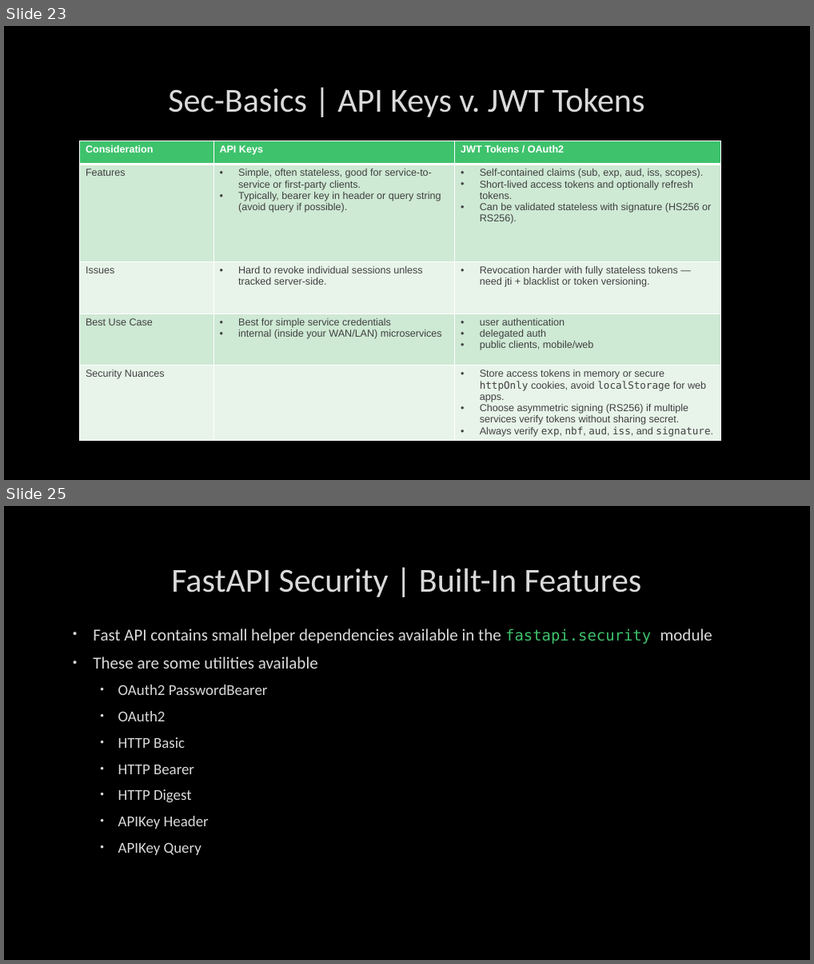
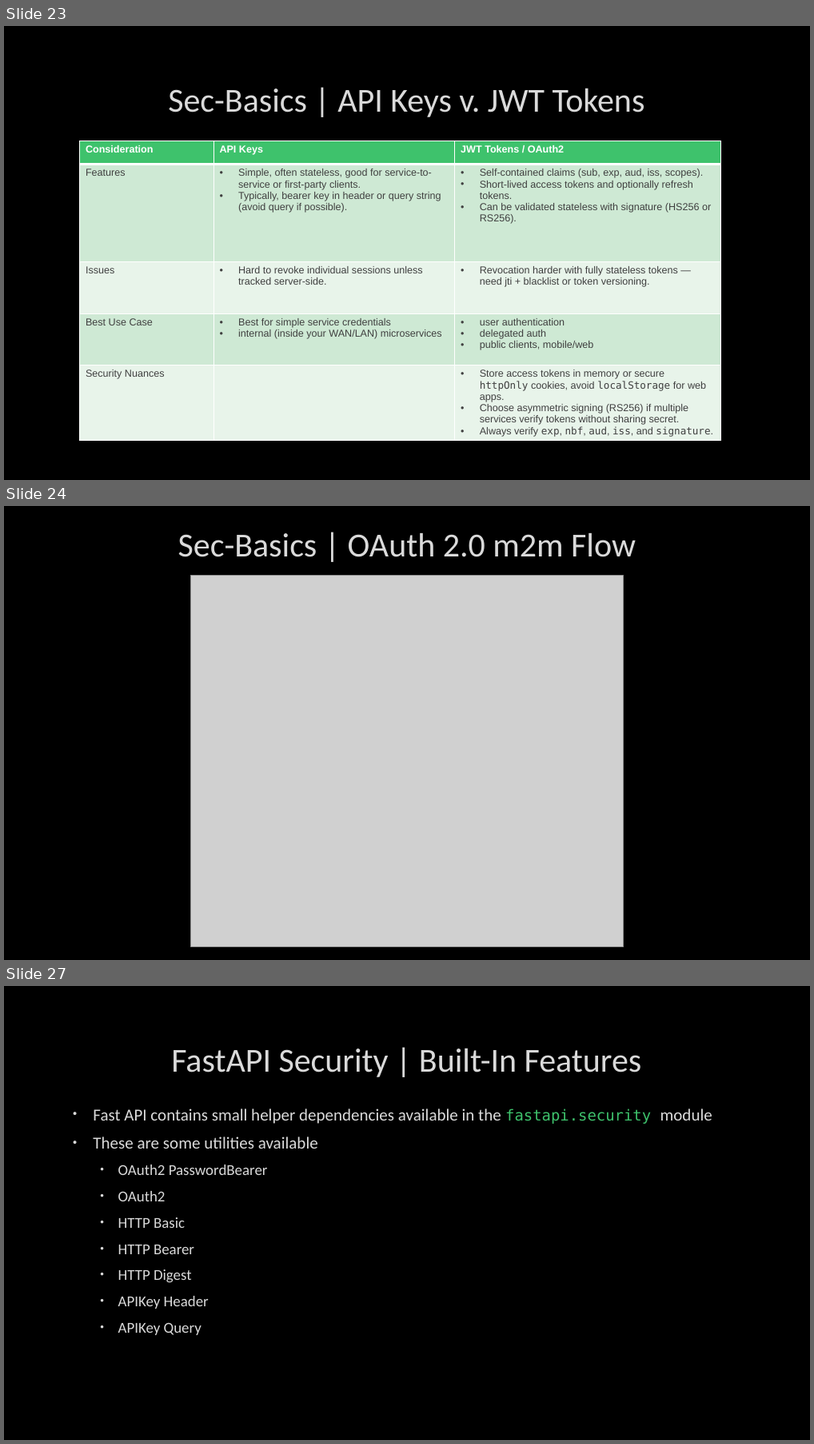
Before and after one commit to SheetMetalConnect/api-workshop, a slide deck: zzz-additional-documentation/Rest-Api-Design-Build-Run-Day-2.pptx. Shown one above the other, each under a label of ours: slides 23 and 25 before the commit, slides 23, 24 and 27 after it; the slides between them are not shown. The pictures are 814x964 and 814x1444 pixels, drawn with LibreOffice and Linux fonts; fonts in the diff are those of the drawing; grey boxes stand for pictures; background and template pictures are left out. Boxes give left, top, right and bottom in pixels: in the first picture for what was removed or moved away, otherwise in the second. Text is boxed around its words. In the diff, an @@ line names an element or a change of style, - is before the commit and + after.

```diff
--- a/zzz-additional-documentation/Rest-Api-Design-Build-Run-Day-2.pptx
+++ b/zzz-additional-documentation/Rest-Api-Design-Build-Run-Day-2.pptx
@@ slide 24 added at [4, 506, 810, 960], background picture (left out) @@
@@ title added at [178, 533, 636, 557], 40 pt, text #DADADA @@
+Sec-Basics | OAuth 2.0 m2m Flow
@@ picture added at [191, 576, 623, 947] @@
@@ what was slide 25 is now slide 27 @@
```
Also in this commit, not shown: 1 slide changed, 1 other slide added.
